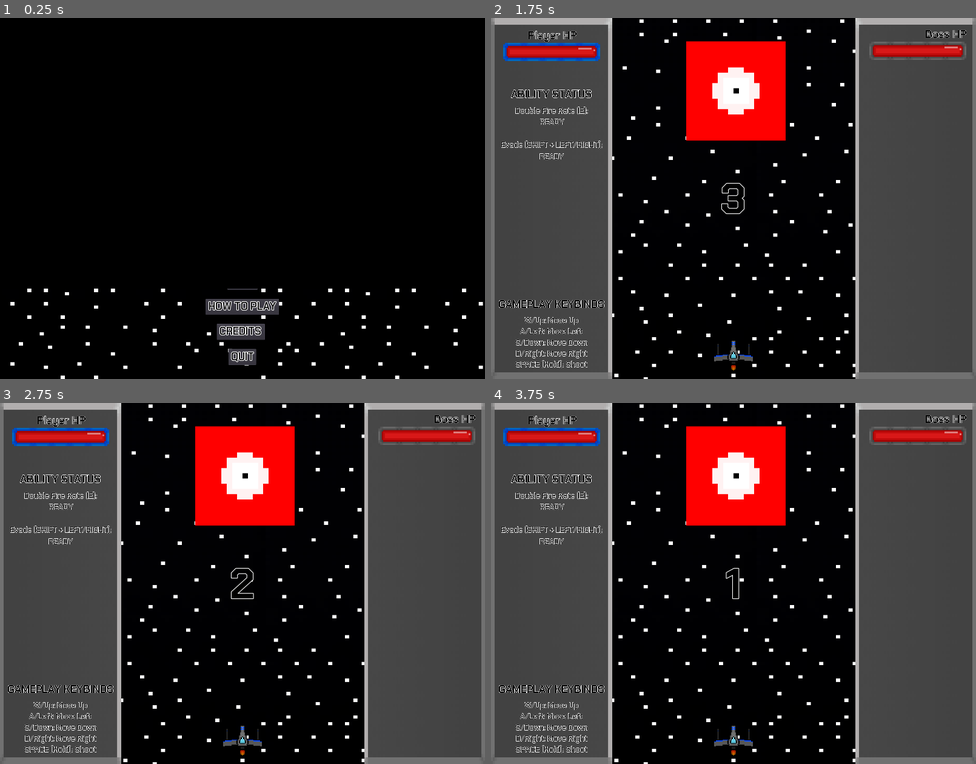
Above: before the commit, frames 1-4 (two rows, left to right).
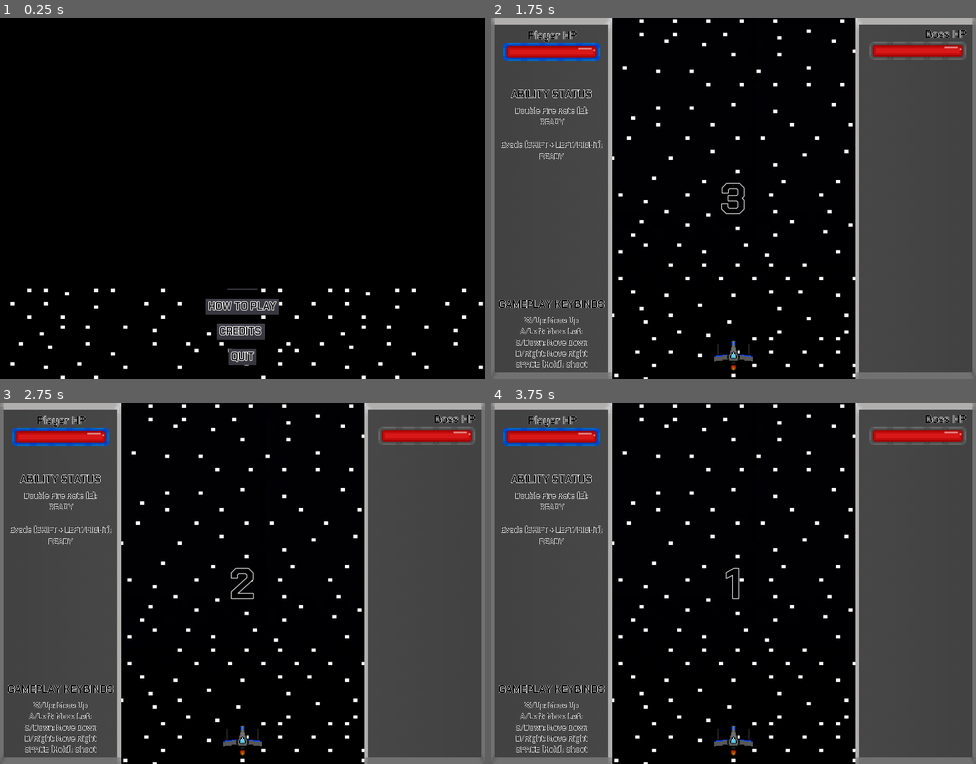
Above: after the commit, the same moments.

Repository: Cecilist/Final-BossFightBulletShooter
Game: Godot game, scene res://Menu/MainMenu.tscn
Two runs of this game, one before a commit and one after it. Both use one fixed random seed, a clock stepped at 60 frames per second and the inputs below.
Inputs:
- Up to frame 1 (0.25 s): no input
- Up to frame 2 (1.75 s): click "PLAY" at 0.5 s; click "PLAY" at 1.25 s
- Up to frame 3 (2.75 s): tap Enter (play_game) at 2 s; hold D (move_right) from 2.03 s (still down); hold Shift (evade) from 2.03 s (still down)
- Up to frame 4 (3.75 s): release D (move_right) at 2.78 s; release Shift (evade) at 2.78 s; hold S (move_down) 2.78-3.53 s; tap E (fire_rate_ability) at 2.85 s; tap Space (shoot) at 3.5 s; hold D (move_right) from 3.53 s (still down); tap Enter (play_game) at 3.6 s

Frame 1 is identical in both runs. In frame 2, 5.6% of the frame differs, in the area x 40-61%, y 6-34%; in frame 3, 5.6%; in frame 4, 5.6%.

Commit message:
Boss Pattern switcher works as intended now.

Diff:
--- a/project/Boss/Boss.gd
+++ b/project/Boss/Boss.gd
@@ -13,16 +13,20 @@
 var _pattern_counter: int = 0
 
 
-func _on_SpawmInTimer_timeout():
-	visible = true
-	_pattern_n_way_Straight()
+
+func _on_SpawnInTimer_timeout():
+	$AnimatedSprite.show()
+	$CollisionShape2D.disabled = false
+	$Area2D/CollisionShape2D.disabled = false
 	$PatternSwitcher.start()
+
 
 
 func _physics_process(_delta):
 	_remaining_boss_health = clamp(_remaining_boss_health, 0, 1000)
 
 	is_paused = get_parent().is_paused
+
 	if boss_health == 0:
 		get_parent().show_won_game()
 
@@ -49,20 +53,20 @@
 func _on_PatternSwitcher_timeout():
 	# Spawning in spinning squares of death is the only pattern for now,
 	# Redundant code left in so devs don't forget how to make more patterns appear
+	print("pattern Switch ", _pattern_counter % 2)
 	if _pattern_counter % 2 == 0:
 		if boss_health_percent >= .5:
-			 _pattern_1_spinner()
+			 _pattern_n_way_Straight()
 		else:
 			_pattern_3_spinner()
-		_pattern_counter += 1
 	if _pattern_counter % 2 == 1:
 		if boss_health_percent >= .5:
 			 _pattern_1_spinner()
 		else:
 			_pattern_3_spinner()
-		_pattern_counter += 1
 	if _pattern_counter >= 2:
 		_pattern_counter = 0
+	_pattern_counter += 1
 
 func _pattern_3_spinner():
 	if spinners_count < 2:
--- a/project/Boss/Boss.tscn
+++ b/project/Boss/Boss.tscn
@@ -1,11 +1,23 @@
-[gd_scene load_steps=6 format=2]
+[gd_scene load_steps=8 format=2]
 
 [ext_resource path="res://Boss/standard.png" type="Texture" id=1]
 [ext_resource path="res://Boss/Boss.gd" type="Script" id=2]
 [ext_resource path="res://Boss/Boss Shooting.wav" type="AudioStream" id=3]
+[ext_resource path="res://Boss/left.png" type="Texture" id=4]
+[ext_resource path="res://Boss/right.png" type="Texture" id=5]
 
 [sub_resource type="SpriteFrames" id=1]
 animations = [ {
+"frames": [ ExtResource( 4 ) ],
+"loop": true,
+"name": "left",
+"speed": 5.0
+}, {
+"frames": [ ExtResource( 5 ) ],
+"loop": true,
+"name": "right",
+"speed": 5.0
+}, {
 "frames": [ ExtResource( 1 ) ],
 "loop": true,
 "name": "default",
@@ -90,6 +102,7 @@
 color = Color( 1, 0, 0, 1 )
 
 [node name="AnimatedSprite" type="AnimatedSprite" parent="."]
+visible = false
 frames = SubResource( 1 )
 
 [node name="Area2D" type="Area2D" parent="."]
@@ -97,6 +110,7 @@
 [node name="CollisionShape2D" type="CollisionShape2D" parent="Area2D"]
 position = Vector2( 6.23627, -8.90897 )
 shape = SubResource( 2 )
+disabled = true
 
 [node name="BossShootingSound" type="AudioStreamPlayer2D" parent="."]
 stream = ExtResource( 3 )
@@ -121,12 +135,14 @@
 [node name="CollisionShape2D" type="CollisionShape2D" parent="."]
 position = Vector2( 6.23627, -8.90897 )
 shape = SubResource( 2 )
+disabled = true
 
-[node name="SpawmInTimer" type="Timer" parent="."]
-wait_time = 10.0
+[node name="SpawnInTimer" type="Timer" parent="."]
+wait_time = 5.0
+one_shot = true
 autostart = true
 
 [connection signal="area_entered" from="Area2D" to="." method="_on_Area2D_area_entered"]
 [connection signal="timeout" from="BossShotTimer" to="." method="_on_BossShotTimer_timeout"]
 [connection signal="timeout" from="PatternSwitcher" to="." method="_on_PatternSwitcher_timeout"]
-[connection signal="timeout" from="SpawmInTimer" to="." method="_on_SpawmInTimer_timeout"]
+[connection signal="timeout" from="SpawnInTimer" to="." method="_on_SpawnInTimer_timeout"]
--- a/project/Boss/StaticPatterns/nWayStraight.gd
+++ b/project/Boss/StaticPatterns/nWayStraight.gd
@@ -2,9 +2,9 @@
 extends Node2D
 
 
-export var _rotation_speed: int = 1
+export var _rotation_speed: int = 0
 export var _shoot_time: float = 0.5
-export var _cannons_count: float  = 128
+export var _cannons_count: float  = 64
 export var _radius: int  = 100
 
 var _bullet: PackedScene = preload("res://Boss/BossBullet.tscn")
@@ -13,6 +13,8 @@
 onready var rotater = $Rotater
 
 func _ready():
+	$KillTimer.start()
+	$KillTimer.one_shot = true
 	var step = 2 * PI / _cannons_count
 
 	for i in range(_cannons_count):
@@ -43,4 +45,4 @@
 
 
 func _on_KillTimer_timeout():
-	rotater.queue_free()
+	queue_free()
--- a/project/Boss/StaticPatterns/nWayStraight.tscn
+++ b/project/Boss/StaticPatterns/nWayStraight.tscn
@@ -10,6 +10,7 @@
 [node name="Rotater" type="Node2D" parent="."]
 
 [node name="KillTimer" type="Timer" parent="."]
+wait_time = 5.0
 
 [connection signal="timeout" from="Timer" to="." method="_on_Timer_timeout"]
 [connection signal="timeout" from="KillTimer" to="." method="_on_KillTimer_timeout"]
--- a/project/Menu/MainMenu.tscn
+++ b/project/Menu/MainMenu.tscn
@@ -103,7 +103,7 @@
 scale = Vector2( 0.5, 0.5 )
 frames = SubResource( 2 )
 animation = "flying"
-frame = 3
+frame = 2
 playing = true
 
 [node name="TitleShipSprite" type="AnimatedSprite" parent="."]
